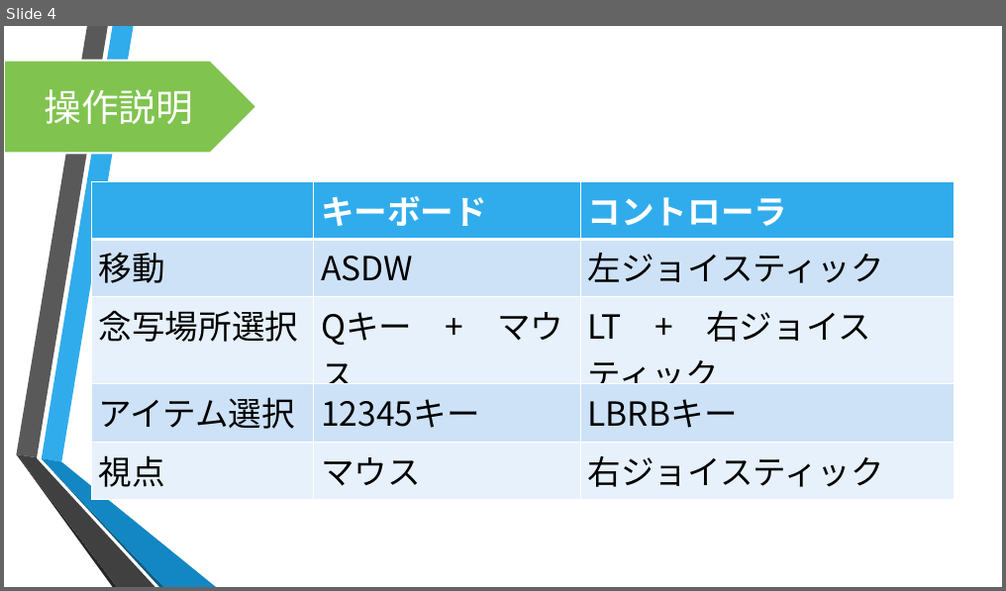
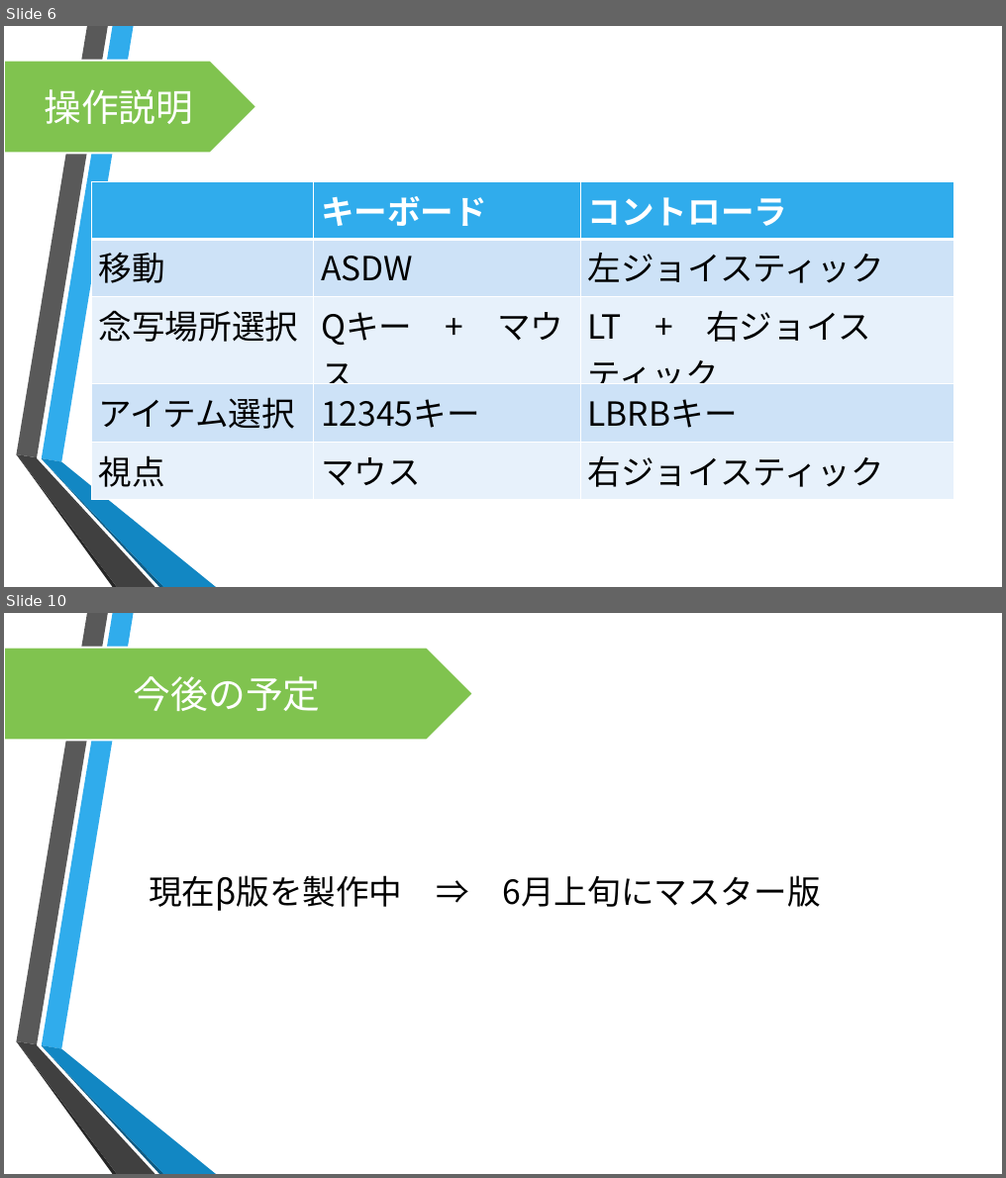
Before and after one commit to motoyaIto/TeamGifu, a slide deck: チーム岐阜プレゼン資料.pptx. Shown one above the other, each under a label of ours: slide 4 before the commit, slides 6 and 10 after it; the slides between them are not shown. The pictures are 1006x591 and 1006x1178 pixels, drawn with LibreOffice and Linux fonts; fonts in the diff are those of the drawing; background and template pictures are left out. Boxes give left, top, right and bottom in pixels: in the first picture for what was removed or moved away, otherwise in the second. Text is boxed around its words. In the diff, an @@ line names an element or a change of style, - is before the commit and + after.

```diff
--- a/チーム岐阜プレゼン資料.pptx
+++ b/チーム岐阜プレゼン資料.pptx
@@ slide 10 added at (4,613,1002,1174), background picture (left out); not listed: 6 template elements that a slide beside it also shows @@
@@ pentagon arrow added at (4,648,473,741), fill #80C34F, outline #FFFFFF 1.75 pt, 36 pt, text #FFFFFF @@
+今後の予定
@@ text added at (149,875,821,911), 32 pt, text #000000 @@
+現在β版を製作中 ⇒ 6月上旬にマスター版
@@ what was slide 4 is now slide 6 @@
```
Also in this commit, not shown: 4 slides changed, 3 other slides added, 4 other files.
